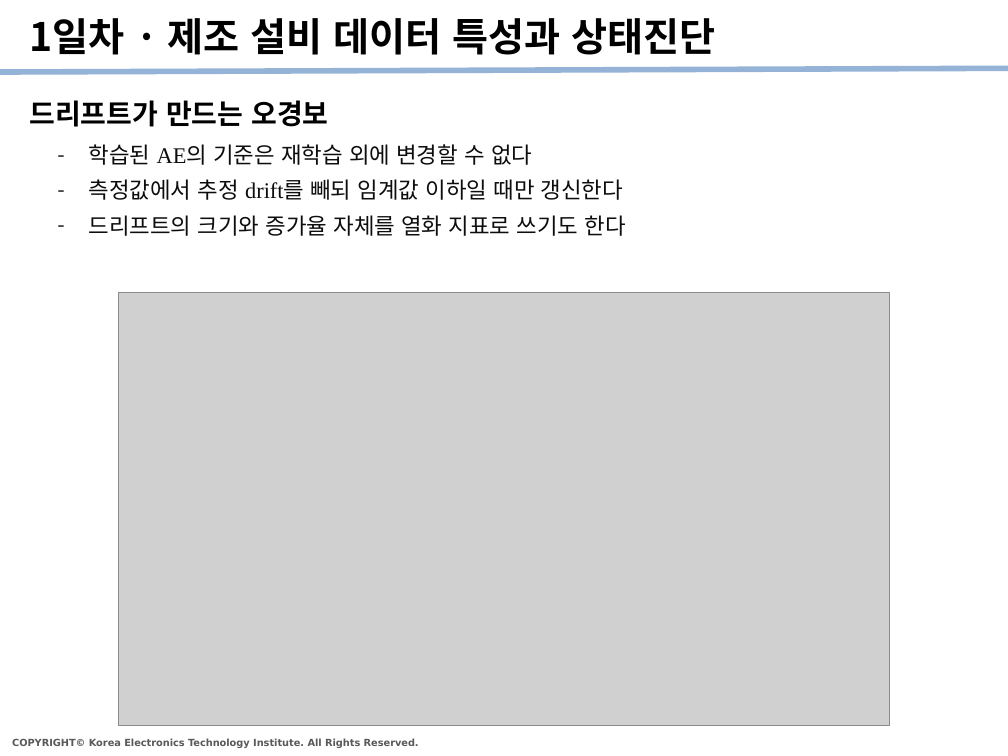
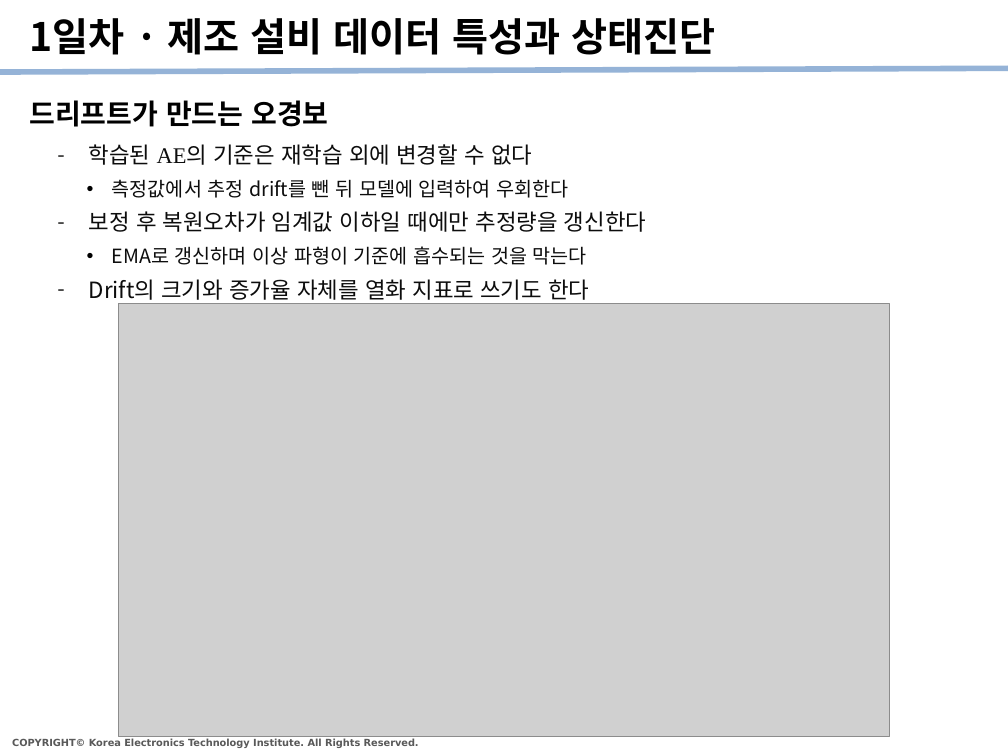
Before and after one commit to kybeen0521/PHM_Edu, a slide deck: slide 7 of Templates/PHM강좌_수강정리_v1.pptx. Drawn at 1008x756 pixels with LibreOffice and Linux fonts; fonts in the diff are those of the drawing; grey boxes stand for pictures. Boxes give left, top, right and bottom in pixels: in the first picture for what was removed or moved away, otherwise in the second. Text is boxed around its words. In the diff, an @@ line names an element or a change of style, - is before the commit and + after.

```diff
--- a/Templates/PHM강좌_수강정리_v1.pptx
+++ b/Templates/PHM강좌_수강정리_v1.pptx
@@ text at (89, 179, 646, 300): text changed; size 16 to 14 pt @@
-  – 측정값에서 추정 drift를 빼되 임계값 이하일 때만 갱신한다
-  – 드리프트의 크기와 증가율 자체를 열화 지표로 쓰기도 한다
+    • 측정값에서 추정 drift를 뺀 뒤 모델에 입력하여 우회한다
+  – 보정 후 복원오차가 임계값 이하일 때에만 추정량을 갱신한다
+    • EMA로 갱신하며 이상 파형이 기준에 흡수되는 것을 막는다
+  – Drift의 크기와 증가율 자체를 열화 지표로 쓰기도 한다
@@ picture: place and size @@
-picture at (119, 292, 889, 726)
+picture at (119, 303, 889, 737)
```
Also in this commit, not shown: 5 other slides changed.
